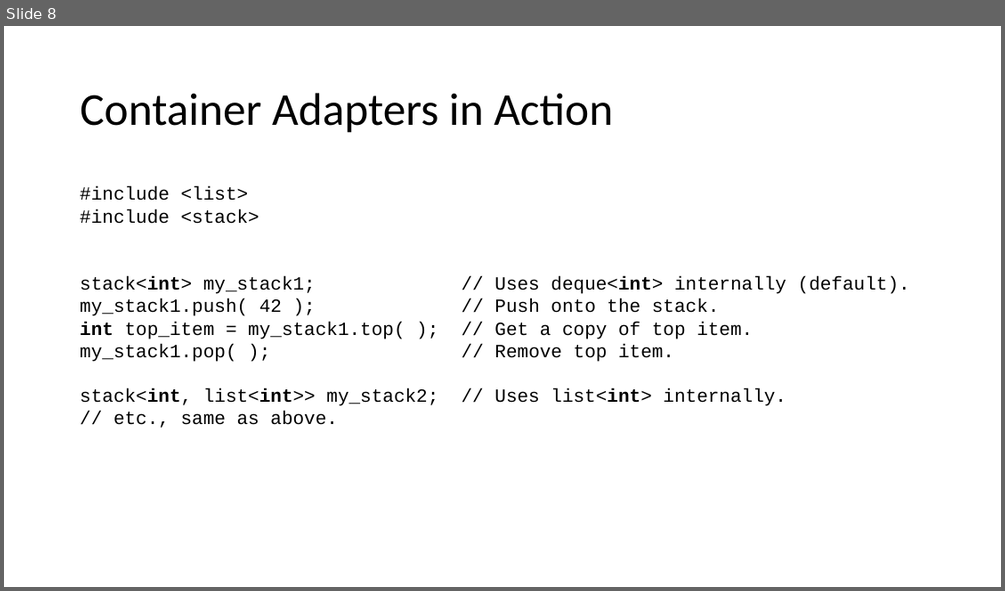
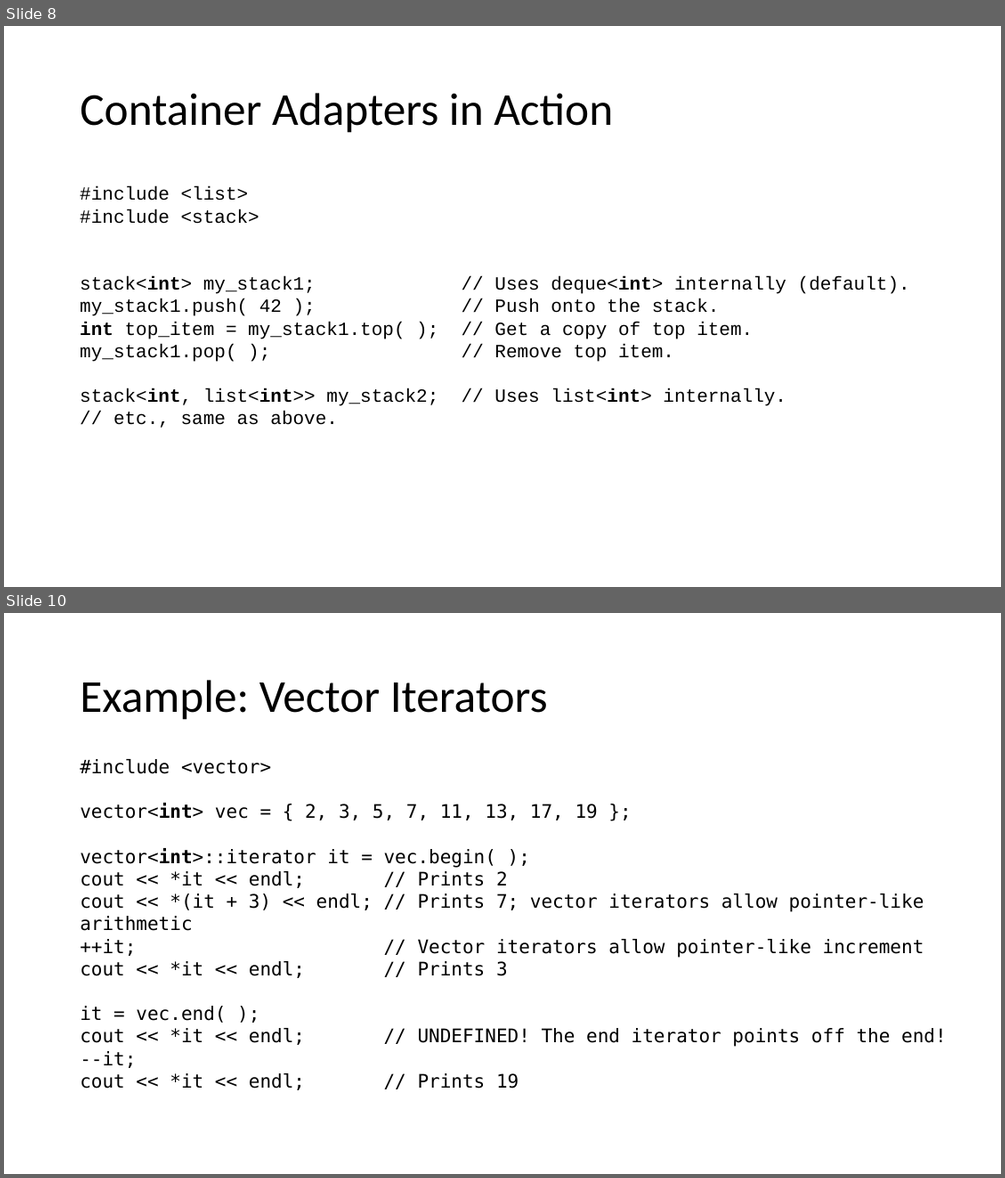
Before and after one commit to pchapin/cpp, a slide deck: Presentations/STL.pptx. Shown one above the other, each under a label of ours: slide 8 before the commit, slides 8 and 10 after it; the slides between them are not shown. The pictures are 1005x591 and 1005x1178 pixels, drawn with LibreOffice and Linux fonts; fonts in the diff are those of the drawing. Boxes give left, top, right and bottom in pixels: in the first picture for what was removed or moved away, otherwise in the second. Text is boxed around its words. In the diff, an @@ line names an element or a change of style, - is before the commit and + after.

```diff
--- a/Presentations/STL.pptx
+++ b/Presentations/STL.pptx
@@ slide 10 added at <box>4,613,1001,1174</box>, background #FFFFFF @@
@@ title added at <box>80,680,548,720</box>, 44 pt, text #000000 @@
+Example: Vector Iterators
@@ text added at <box>80,759,947,1088</box>, 18 pt, text #000000 @@
+#include <vector>
+vector<int> vec = { 2, 3, 5, 7, 11, 13, 17, 19 };
+vector<int>::iterator it = vec.begin( );
+cout << *it << endl; // Prints 2
+cout << *(it + 3) << endl; // Prints 7; vector iterators allow pointer-like arithmetic
+++it; // Vector iterators allow pointer-like increment
+cout << *it << endl; // Prints 3
+it = vec.end( );
+cout << *it << endl; // UNDEFINED! The end iterator points off the end!
+--it;
+cout << *it << endl; // Prints 19
```
Also in this commit, not shown: 4 slides changed, 10 other slides added.
